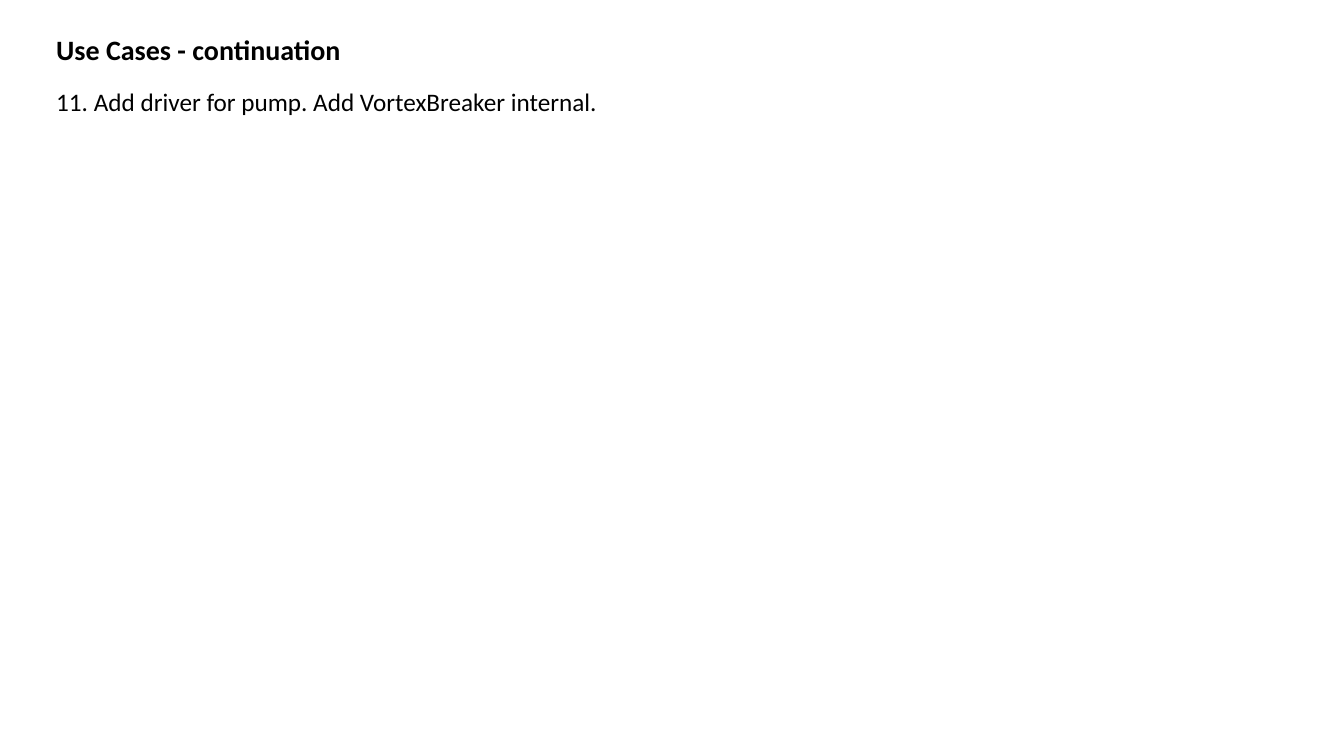
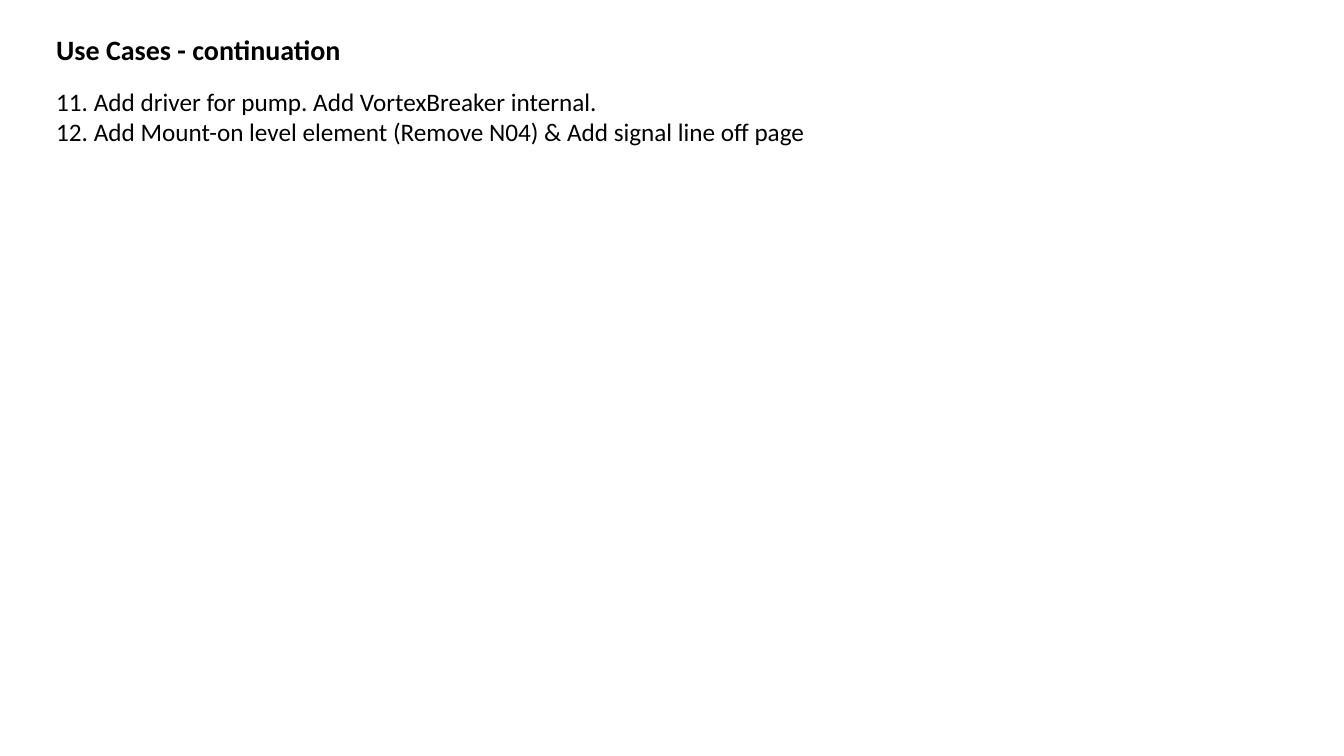
Before and after one commit to ToniaPedersen/DISCDEXPI, a slide deck: slide 2 of Blueprint/UseCases_PersistenID.pptx. Drawn at 1344x756 pixels with LibreOffice and Linux fonts; fonts in the diff are those of the drawing. Boxes give left, top, right and bottom in pixels: in the first picture for what was removed or moved away, otherwise in the second. Text is boxed around its words. In the diff, an @@ line names an element or a change of style, - is before the commit and + after.

```diff
--- a/Blueprint/UseCases_PersistenID.pptx
+++ b/Blueprint/UseCases_PersistenID.pptx
@@ text at (x1=94, y1=122, x2=804, y2=146): paragraph added @@
+12. Add Mount-on level element (Remove N04) & Add signal line off page
```
Also in this commit, not shown: 11 other slides changed, 1 slide added, 12 other files.
